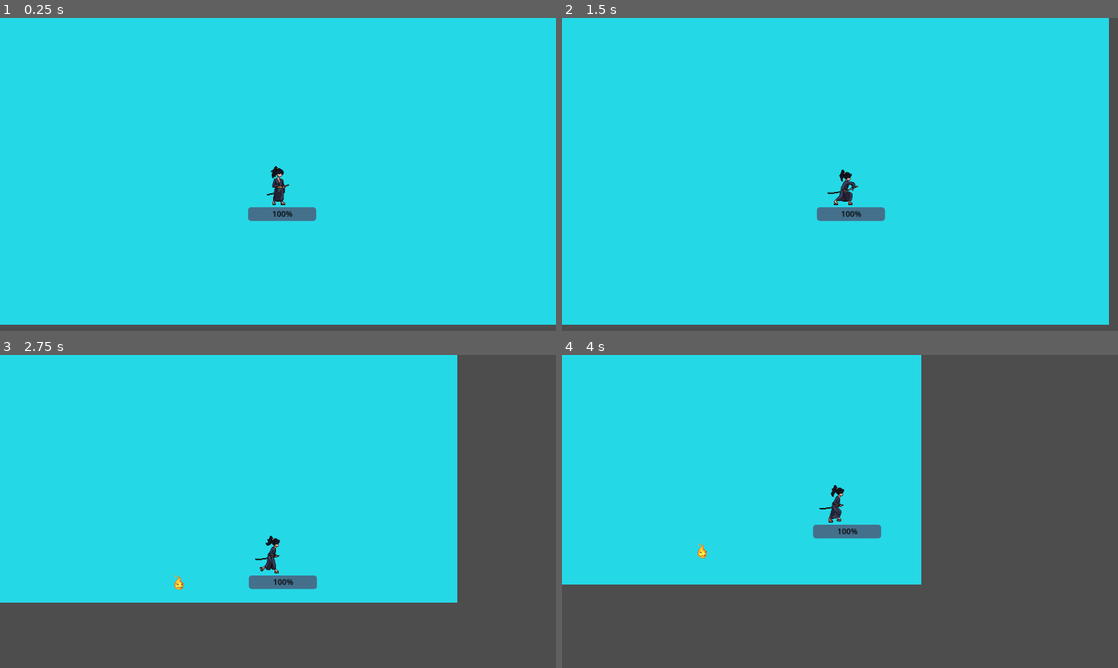
Above: before the commit, frames 1-4 (two rows, left to right).
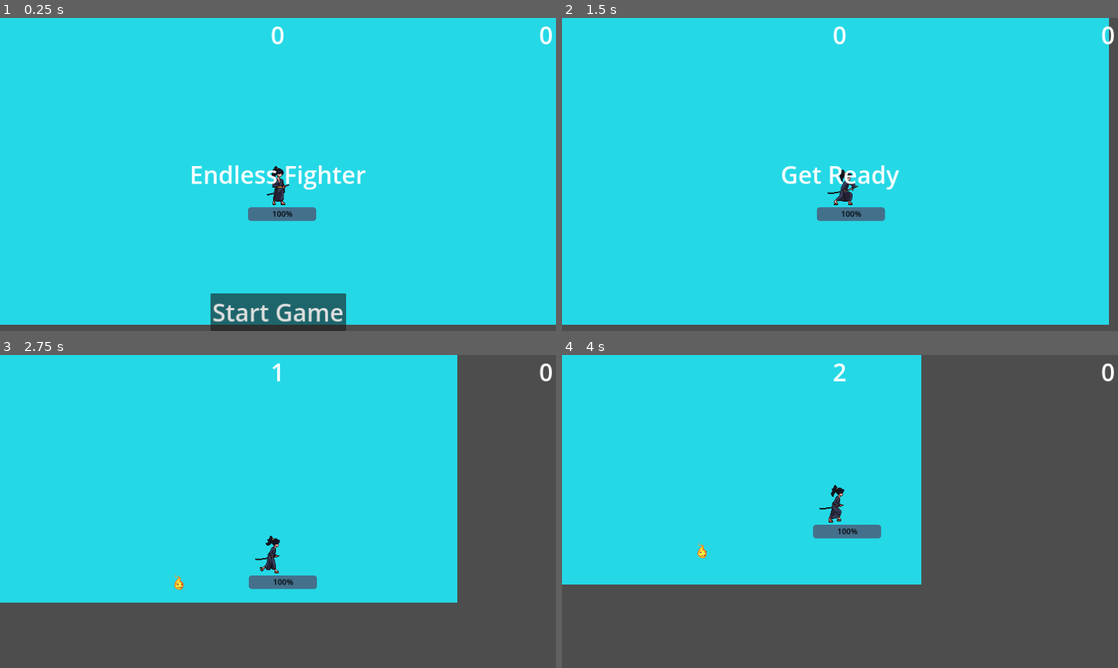
Above: after the commit, the same moments.

Repository: Maibo1608/Interaktive-Systeme
Game: Godot game, scene res://Scenes/world.tscn
The game is run twice, just before and just after one commit, with the same random seed, the same clock (stepped at 60 frames per second) and the same inputs.
Inputs (mouse positions are in pixels of both pictures, inside the frame that each line leads up to):
- Up to frame 1 (0.25 s): no input
- Up to frame 2 (1.5 s): click (840, 312) at 0.5 s, where only the run after the commit has a clickable "Start Game"; tap Enter at 1.25 s; hold D (right) from 1.28 s (still down); tap Space (attack) at 1.35 s
- Up to frame 3 (2.75 s): release D (right) at 2.03 s; hold S (down) from 2.03 s (still down); tap Space (attack) at 2.1 s
- Up to frame 4 (4 s): release S (down) at 2.78 s; hold D (right) 2.78-3.53 s; tap Space (attack) at 2.85, 3.6 s; hold W (up) from 3.53 s (still down)

The runs differ from the first frame. In frame 1, 3.9% of the frame differs, in the area x 34-100%, y 2-100%; in frame 2, 0.7%; in frame 3, 0.1%; in frame 4, 0.1%.

Commit message:
Time, Kill Highscore

Diff:
--- a/Scenes/Enemy.tscn
+++ b/Scenes/Enemy.tscn
@@ -1,7 +1,8 @@
-[gd_scene load_steps=18 format=3 uid="uid://b8uuruy3hcybn"]
+[gd_scene load_steps=24 format=3 uid="uid://b8uuruy3hcybn"]
 
 [ext_resource type="Script" path="res://Scripts/enemy.gd" id="1_0vnk1"]
 [ext_resource type="Texture2D" uid="uid://esbyh0s85a3r" path="res://Textures/Fire_Spirit/Idle.png" id="2_nxpjp"]
+[ext_resource type="Texture2D" uid="uid://ck5submy20xl8" path="res://Textures/Fire_Spirit/Dead.png" id="3_7ldrh"]
 [ext_resource type="Texture2D" uid="uid://barv8ftauu8ge" path="res://Textures/Fire_Spirit/Idle_2.png" id="3_183at"]
 
 [sub_resource type="AtlasTexture" id="AtlasTexture_v3a25"]
@@ -27,6 +28,26 @@
 [sub_resource type="AtlasTexture" id="AtlasTexture_14n34"]
 atlas = ExtResource("2_nxpjp")
 region = Rect2(640, 0, 128, 128)
+
+[sub_resource type="AtlasTexture" id="AtlasTexture_7nfy5"]
+atlas = ExtResource("3_7ldrh")
+region = Rect2(0, 0, 128, 128)
+
+[sub_resource type="AtlasTexture" id="AtlasTexture_ovxrq"]
+atlas = ExtResource("3_7ldrh")
+region = Rect2(128, 0, 128, 128)
+
+[sub_resource type="AtlasTexture" id="AtlasTexture_88yos"]
+atlas = ExtResource("3_7ldrh")
+region = Rect2(256, 0, 128, 128)
+
+[sub_resource type="AtlasTexture" id="AtlasTexture_jpdac"]
+atlas = ExtResource("3_7ldrh")
+region = Rect2(384, 0, 128, 128)
+
+[sub_resource type="AtlasTexture" id="AtlasTexture_upvqg"]
+atlas = ExtResource("3_7ldrh")
+region = Rect2(512, 0, 128, 128)
 
 [sub_resource type="AtlasTexture" id="AtlasTexture_u53dh"]
 atlas = ExtResource("3_183at")
@@ -79,6 +100,26 @@
 }, {
 "frames": [{
 "duration": 1.0,
+"texture": SubResource("AtlasTexture_7nfy5")
+}, {
+"duration": 1.0,
+"texture": SubResource("AtlasTexture_ovxrq")
+}, {
+"duration": 1.0,
+"texture": SubResource("AtlasTexture_88yos")
+}, {
+"duration": 1.0,
+"texture": SubResource("AtlasTexture_jpdac")
+}, {
+"duration": 1.0,
+"texture": SubResource("AtlasTexture_upvqg")
+}],
+"loop": true,
+"name": &"die",
+"speed": 5.0
+}, {
+"frames": [{
+"duration": 1.0,
 "texture": SubResource("AtlasTexture_u53dh")
 }, {
 "duration": 1.0,
@@ -114,10 +155,11 @@
 [node name="visuals" type="AnimatedSprite2D" parent="."]
 scale = Vector2(0.7, 0.7)
 sprite_frames = SubResource("SpriteFrames_66c60")
-animation = &"idle2"
-frame_progress = 0.150259
+animation = &"die"
 metadata/_edit_lock_ = true
 
 [node name="Hitbox" type="CollisionShape2D" parent="."]
 position = Vector2(0, 4)
 shape = SubResource("CapsuleShape2D_slj47")
+
+[connection signal="tree_exited" from="." to="." method="_on_tree_exited"]
--- /dev/null
+++ b/Scenes/menu_und_co.gd
@@ -0,0 +1,43 @@
+extends CanvasLayer
+
+signal start_game
+
+# Called when the node enters the scene tree for the first time.
+func _ready():
+	pass # Replace with function body.
+
+
+# Called every frame. 'delta' is the elapsed time since the previous frame.
+func _process(delta):
+	pass
+
+func show_message(text):
+	$Message.text = text
+	$Message.show()
+	$MessageTimer.start()
+
+func show_game_over():
+	show_message("Game Over")
+	# wait until the message Timer has counted down
+	await $MessageTimer.timeout
+
+	$Message.text = "Survive as long as possible!"
+	$Message.show()
+
+	#make a one shot timer and wait for it to finish
+	await get_tree().create_timer(1.0).timeout
+	$StartButton.show()
+
+func update_score(score):
+	$ScoreLabel.text = str(score)
+
+func update_highscore(highscore):
+	$Highscore.text = str(highscore)
+
+
+func _on_start_pressed():
+	$Start.hide()
+	start_game.emit()
+
+func _on_message_timer_timeout():
+	$Message.hide()
--- /dev/null
+++ b/Scenes/menu_und_co.tscn
@@ -0,0 +1,69 @@
+[gd_scene load_steps=2 format=3 uid="uid://dxkn2makd1xmc"]
+
+[ext_resource type="Script" path="res://Scenes/menu_und_co.gd" id="1_47cc3"]
+
+[node name="Menu" type="CanvasLayer"]
+script = ExtResource("1_47cc3")
+
+[node name="ScoreLabel" type="Label" parent="."]
+anchors_preset = 5
+anchor_left = 0.5
+anchor_right = 0.5
+offset_left = -20.0
+offset_right = 20.0
+offset_bottom = 23.0
+grow_horizontal = 2
+theme_override_font_sizes/font_size = 50
+text = "0"
+horizontal_alignment = 1
+vertical_alignment = 1
+
+[node name="Message" type="Label" parent="."]
+anchors_preset = 8
+anchor_left = 0.5
+anchor_top = 0.5
+anchor_right = 0.5
+anchor_bottom = 0.5
+offset_left = -58.5
+offset_top = -11.5
+offset_right = 58.5
+offset_bottom = 11.5
+grow_horizontal = 2
+grow_vertical = 2
+theme_override_font_sizes/font_size = 50
+text = "Endless Fighter"
+horizontal_alignment = 1
+vertical_alignment = 1
+
+[node name="Start" type="Button" parent="."]
+anchors_preset = 7
+anchor_left = 0.5
+anchor_top = 1.0
+anchor_right = 0.5
+anchor_bottom = 1.0
+offset_left = -48.0
+offset_top = -31.0
+offset_right = 48.0
+grow_horizontal = 2
+grow_vertical = 0
+theme_override_font_sizes/font_size = 50
+text = "Start Game"
+
+[node name="MessageTimer" type="Timer" parent="."]
+wait_time = 2.0
+one_shot = true
+
+[node name="Highscore" type="Label" parent="."]
+anchors_preset = 1
+anchor_left = 1.0
+anchor_right = 1.0
+offset_left = -40.0
+offset_bottom = 69.0
+grow_horizontal = 0
+theme_override_font_sizes/font_size = 50
+text = "0"
+horizontal_alignment = 1
+vertical_alignment = 1
+
+[connection signal="pressed" from="Start" to="." method="_on_start_pressed"]
+[connection signal="timeout" from="MessageTimer" to="." method="_on_message_timer_timeout"]
--- a/Scenes/world.tscn
+++ b/Scenes/world.tscn
@@ -1,7 +1,8 @@
-[gd_scene load_steps=3 format=3 uid="uid://cyymwji00epmb"]
+[gd_scene load_steps=4 format=3 uid="uid://cyymwji00epmb"]
 
 [ext_resource type="Script" path="res://Scripts/world.gd" id="1_8pu83"]
 [ext_resource type="PackedScene" uid="uid://ch2ty1ue7e3sj" path="res://Scenes/player.tscn" id="2_ejwty"]
+[ext_resource type="PackedScene" uid="uid://dxkn2makd1xmc" path="res://Scenes/menu_und_co.tscn" id="3_y6seu"]
 
 [node name="World" type="Node"]
 script = ExtResource("1_8pu83")
@@ -23,4 +24,12 @@
 
 [node name="ScoreTimer" type="Timer" parent="."]
 
+[node name="StartTimer" type="Timer" parent="."]
+
+[node name="Menu" parent="." instance=ExtResource("3_y6seu")]
+
 [connection signal="timeout" from="EnemyTimer" to="." method="_on_enemy_timer_timeout"]
+[connection signal="timeout" from="ScoreTimer" to="." method="_on_score_timer_timeout"]
+[connection signal="timeout" from="StartTimer" to="." method="_on_start_timer_timeout"]
+[connection signal="start_game" from="Menu" to="." method="new_game"]
+[connection signal="start_game" from="Menu" to="." method="_on_menu_start_game"]
--- a/Scripts/enemy.gd
+++ b/Scripts/enemy.gd
@@ -3,8 +3,11 @@
 @onready var visuals = $visuals
 
 
+signal killed(points)
+
 var health:= 1
 var dam: = 10.0
+@export var points = 100
 
 var speed := 100.0
 var player: CharacterBody2D
@@ -26,6 +29,9 @@
 
 	if health <= 0:
 		print("dead body")
+		#visuals.animation = "die"
+		#visuals.play()
+		killed.emit(points)
 		queue_free()
 
 
--- a/Scripts/world.gd
+++ b/Scripts/world.gd
@@ -1,6 +1,9 @@
 extends Node
 
 @onready var player = $Player
+
+var score
+var highscore = 0
 
 # Called when the node enters the scene tree for the first time.
 func _ready():
@@ -11,10 +14,30 @@
 func _process(delta):
 	pass
 
+func new_game():
+	score = 0
+	$StartTimer.start()
+	$Menu.update_score(score)
+	$Menu.update_highscore(score)
+	$Menu.show_message("Get Ready") # Replace with function body.
 
 func _on_enemy_timer_timeout():
 	var enemy = preload("res://Scenes/Enemy.tscn").instantiate()
 	var enemy_spawn= Vector2(400,0)
 	enemy.position = player.position + enemy_spawn.rotated(deg_to_rad(randf_range(0,360)))
 	enemy.player = player
+	enemy.killed.connect(_on_enemy_killed)
 	add_child(enemy)
+
+func _on_enemy_killed(points):
+	highscore += points
+	$Menu.update_highscore(highscore)
+
+
+func _on_score_timer_timeout():
+	score += 1
+	$Menu.update_score(score)
+
+
+func _on_start_timer_timeout():
+	$ScoreTimer.start()
